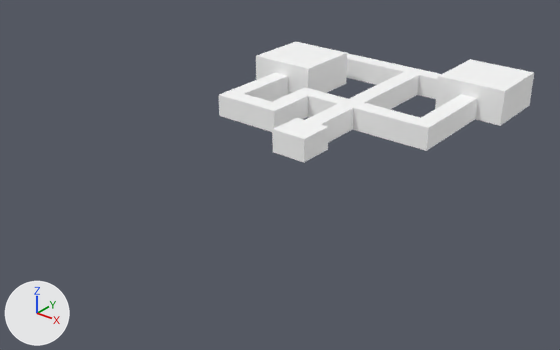
A saved change to the glTF model glb_models/maze.glb.
The view is the same before and after, from a 50 mm lens placed at (43.4, -57.6, 32.2), pointed at (-1.5, -1.5, -2.6). The lights are fixed; the arrows at lower left show +X, +Y and +Z. Vertices at the same position are counted once.
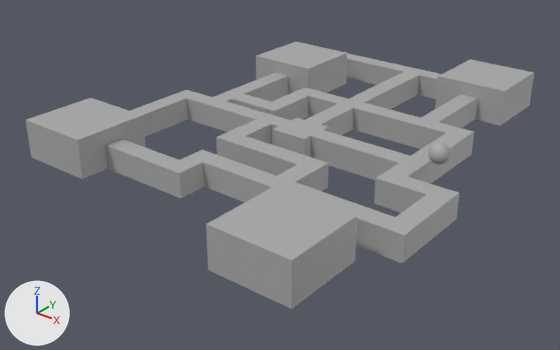
Boxes [x1, y1, x2, y2] around the edits, measured in the pictures (560 x 350 px):
```json
{"object": "Cube", "change": "reshaped", "before": [219, 42, 534, 162], "after": [26, 42, 534, 309], "on screen": "61% wider, 121% taller"}
{"object": "Sphere", "change": "added", "after": [428, 142, 451, 164]}
{"part": 1, "of": "me_cube", "change": "added", "after": [26, 90, 474, 309]}
{"part": 2, "of": "me_cube", "change": "recoloured", "before": [219, 42, 534, 155], "after": [219, 42, 534, 155], "on screen": "white to grey"}
```

Edits to the scene script, one JSON object a line:
```json
{"op": "add", "block": "mat_grey", "code": ["mat_grey = principled_material('grey')", "mat_grey.base_color = (0.402, 0.402, 0.402)  # grey #aaaaaa"]}
{"block": "me_cube", "where": "# used by ob_cube; location = (0.0, 0.0, 0.0)"}
{"op": "remove", "block": "me_cube", "code": "me_cube.from_pydata(...)  # 136 vertices, 276 faces; spans x -16.0..13.0, y -2.0..27.0, z 0.0..4.0"}
{"op": "add", "block": "me_cube", "code": "me_cube.from_pydata(...)  # 324 vertices, 668 faces; spans x -20.0..19.0, y -22.0..27.0, z 0.0..4.0"}
{"block": "me_cube", "change": "me_cube part 1: 188 vertices added at x -20.0..19.0, y -22.0..10.0, z 0.0..4.0"}
{"block": "me_cube", "change": "me_cube part 2: 262 faces spanning x -16.0..13.0, y -2.0..27.0, z 0.0..4.0 switch from mat_tesxt (white #ffffff) to mat_grey (grey #aaaaaa)"}
{"op": "add", "block": "me_sphere", "code": ["me_sphere = bpy.data.meshes.new('Sphere')", "me_sphere.from_pydata(...)  # a UV sphere (32 segments, 16 rings, poles along z) spanning x -1.0..1.0, y -1.0..1.0, z -1.0..1.0", "me_sphere.materials.append(mat_grey)  # grey #aaaaaa"]}
{"op": "add", "block": "ob_sphere", "code": ["ob_sphere = bpy.data.objects.new('Sphere', me_sphere)", "ob_sphere.location = (15.35, 0.0, 4.06)"]}
```
